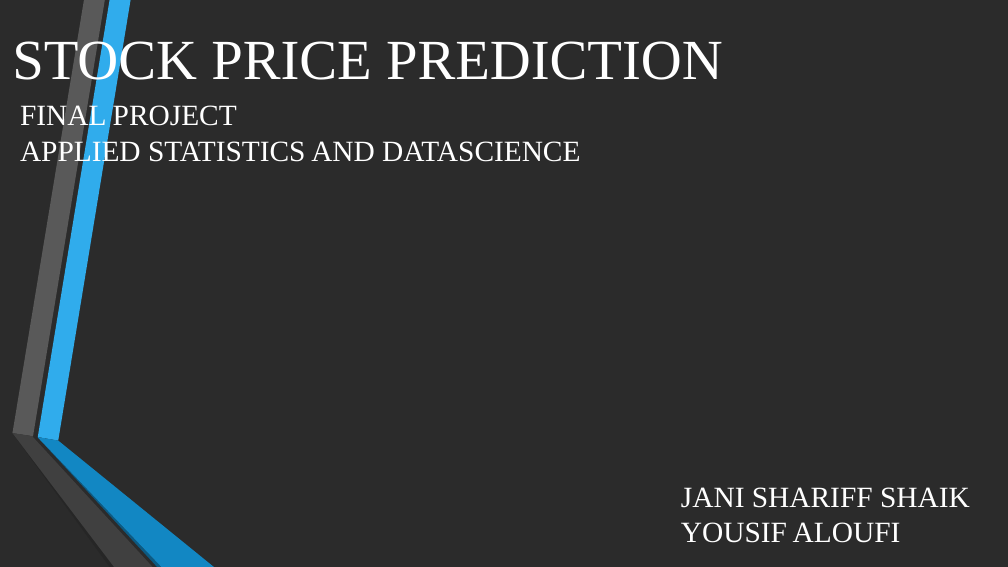
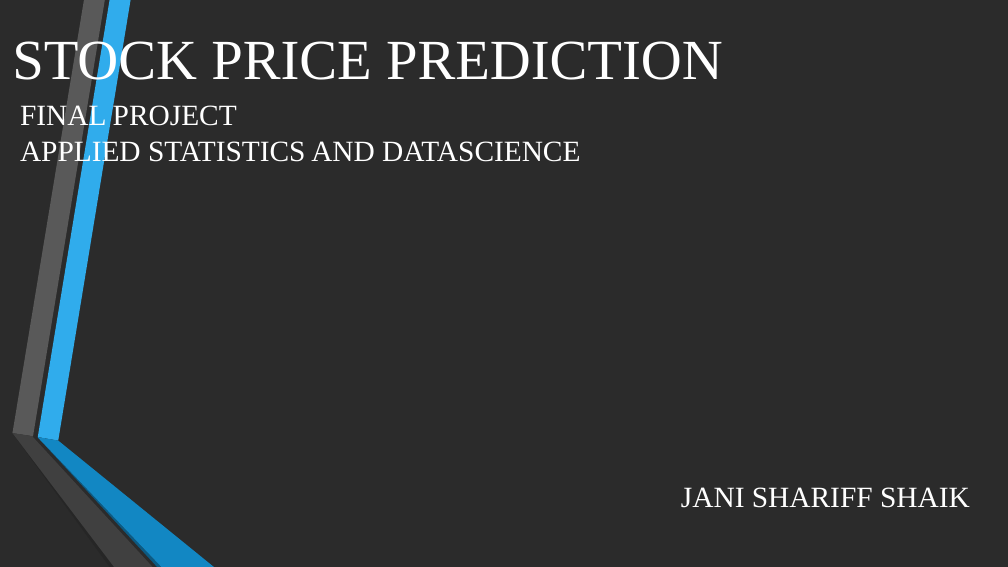
Before and after one commit to Jani-Shaik-1406/stock-price-prediction, a slide deck: slide 1 of Presentation.pptx. Drawn at 1008x567 pixels with LibreOffice and Linux fonts; fonts in the diff are those of the drawing; background and template pictures are left out; a plain dark background stands for a picture behind light text. Boxes give left, top, right and bottom in pixels: in the first picture for what was removed or moved away, otherwise in the second. Text is boxed around its words. In the diff, an @@ line names an element or a change of style, - is before the commit and + after.

```diff
--- a/Presentation.pptx
+++ b/Presentation.pptx
@@ text at (x1=681, y1=522, x2=901, y2=543): paragraph removed @@
-YOUSIF ALOUFI
```
Also in this commit, not shown: 1 other slide changed.
